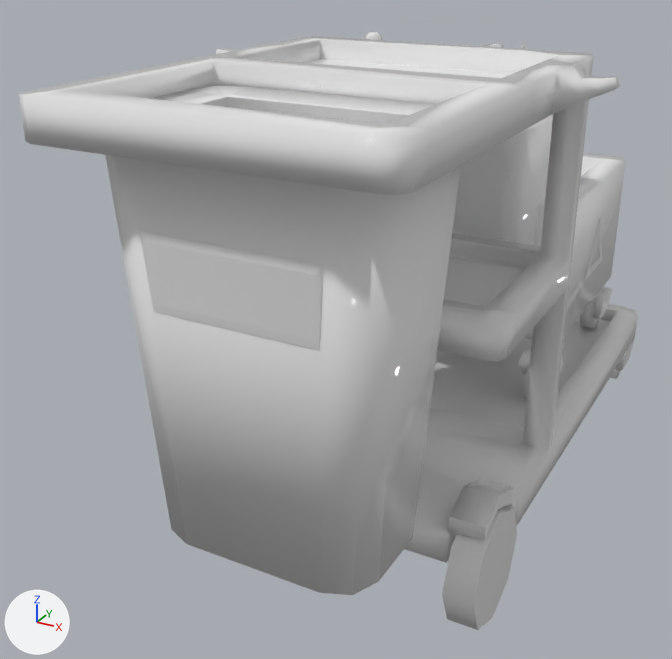
What one commit did to the FBX model Assets/Art/Models/Furniture/Storage/janitorial cart.fbx.
Before and after are seen from a camera (50 mm lens) standing at (0.773, -2.437, 1.308) and looking at (-0.18, -0.704, 0.442). Lighting does not change. The marker at lower left points along +X, +Y and +Z. Where no turn or scale is listed for an object, it has been applied to the vertices.

The first picture shows 'JanitorialCart', 'MopBucket'.
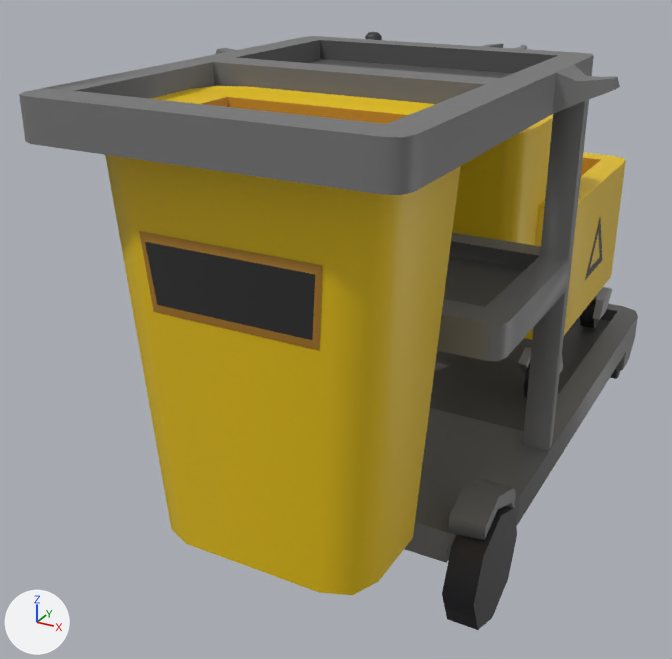
Pixel boxes (x1, y1, x2, y2) of what changed, in the pictures (672 x 659 px; the box of a moved part takes in the faces that stretch with it):
part 1 of me_mopbucket, recoloured (grey to yellow)
    both: (365, 32, 626, 397)
part 2 of me_janitorialcart, moved or reshaped
    both: (210, 36, 594, 125)
part 3 of me_janitorialcart, built on
    both: (471, 307, 517, 324)
part 4 of me_janitorialcart, built on
    both: (20, 88, 73, 98)
part 5 of me_janitorialcart, built on
    both: (363, 124, 428, 137)
part 6 of me_janitorialcart, recoloured
    both: (19, 43, 638, 630)

Diff of the bpy script that builds the scene:
```diff
--- a/Assets/Art/Models/Furniture/Storage/janitorial cart.fbx.py
+++ b/Assets/Art/Models/Furniture/Storage/janitorial cart.fbx.py
@@ mat_palette05 @@
+mat_palette05 = principled_material('Palette05')
+mat_palette05.texture = img_palette05_png
@@ me_mopbucket @@
-me_mopbucket.from_pydata(...)  # 366 vertices, 324 faces; spans x -0.258..0.244, y -0.451..0.297, z 0.0..0.883
+me_mopbucket.from_pydata(...)  # 366 vertices, 320 faces; spans x -0.258..0.244, y -0.451..0.297, z 0.0..0.883
+# me_mopbucket part 1: 320 faces spanning x -0.258..0.244, y -0.451..0.297, z 0.0..0.883 switch from mat_palette05_002 (white #e7e7e7) to mat_palette05 (picture img_palette05_png)
@@ me_janitorialcart @@
 # used by ob_janitorialcart; location = (0.0, -0.5, 0.0); rotation_euler = (1.571, 0.0, 0.0), in degrees (90, 0, 0)
 # verts and faces of me_janitorialcart; kept vertices keep their numbers, new ones are numbered from 438
-me_janitorialcart.from_pydata(...)  # 438 vertices, 399 faces; spans x -0.41..0.41, y 0.0..1.07, z -0.83..0.95
+me_janitorialcart.from_pydata(...)  # 430 vertices, 416 faces; spans x -0.41..0.41, y 0.0..1.07, z -0.83..0.95
+# me_janitorialcart part 2
+# 8 vertices are removed from x -0.26..0.26, y 1.07, z 0.13..0.35
+# 29 faces are deleted
+# 22 new faces join them
+# me_janitorialcart part 3
+# 6 faces are deleted
+# 18 new faces join them
+# me_janitorialcart part 4
+delete_faces([(45, 267, 265, 295, 297, 296), (46, 298, 300, 299, 266, 47)])
+faces += [(45, 267, 296), (265, 295, 267), (46, 298, 47), (47, 298, 300), (47, 300, 299), (47, 299, 266)]
+faces += [(267, 295, 297), (267, 297, 296)]
+# me_janitorialcart part 5
+delete_faces([(145, 322, 324, 323, 149, 146), (147, 148, 150, 325, 327, 326)])
+faces += [(146, 323, 149), (148, 150, 325), (148, 325, 327), (148, 327, 326), (147, 148, 326), (146, 324, 323)]
+faces += [(146, 322, 324), (145, 322, 146)]
+# me_janitorialcart part 6: 362 faces spanning x -0.41..0.41, y 0.0..1.07, z -0.83..0.95 switch from mat_palette05_002 (white #e7e7e7) to mat_palette05 (picture img_palette05_png)
```
